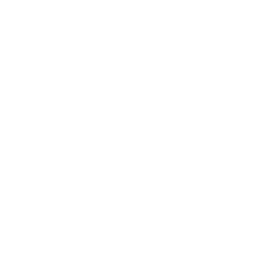
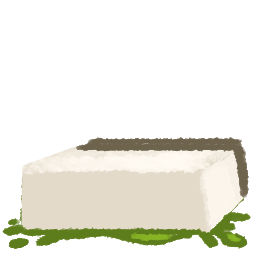
Two versions of the same layered image (256×256). Layer-by-layer changes:
showed "Layer 53 copy" over box(2, 136, 251, 249)
